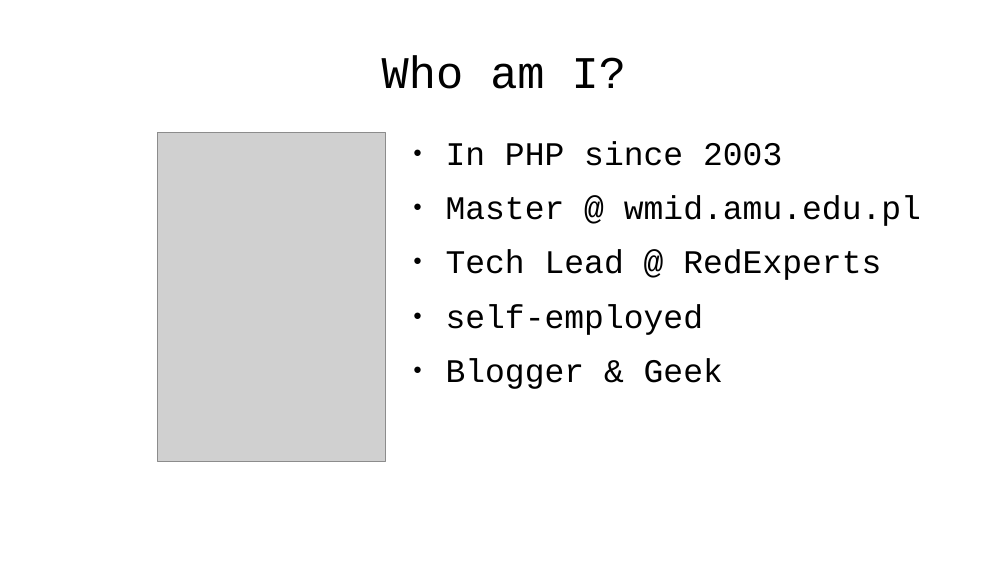
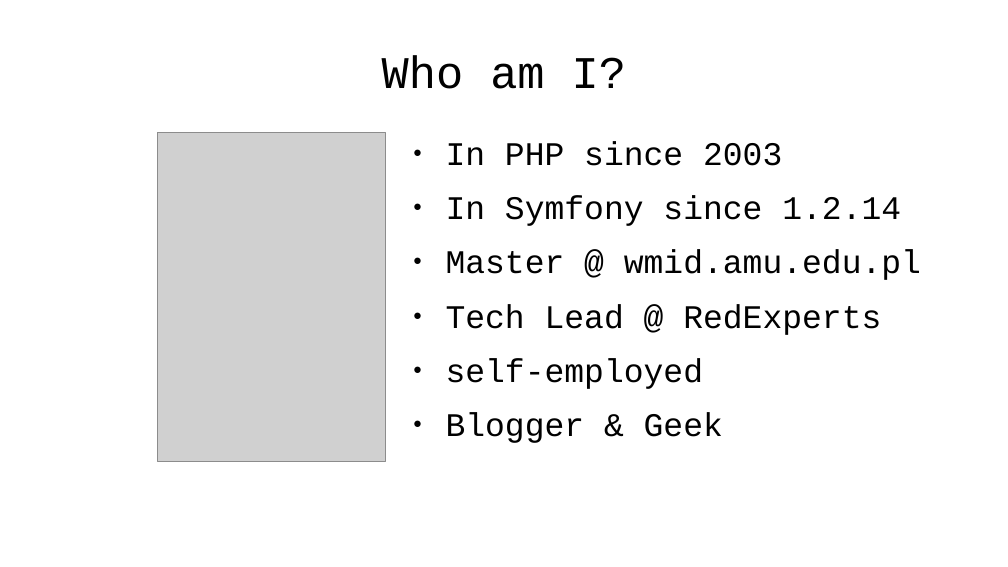
Before and after one commit to emgiezet/meetphp-8, a slide deck: slide 2 of presentation/presentation.odp. Drawn at 1008x567 pixels with LibreOffice and Linux fonts; fonts in the diff are those of the drawing; grey boxes stand for pictures; background and template pictures are left out. Boxes give left, top, right and bottom in pixels: in the first picture for what was removed or moved away, otherwise in the second. Text is boxed around its words. In the diff, an @@ line names an element or a change of style, - is before the commit and + after.

```diff
--- a/presentation/presentation.odp
+++ b/presentation/presentation.odp
@@ text at (446, 195, 901, 226): paragraph added @@
+● In Symfony since 1.2.14
```
Also in this commit, not shown: 10 other slides changed, 4 slides added, 2 slides removed, 52 other files.
